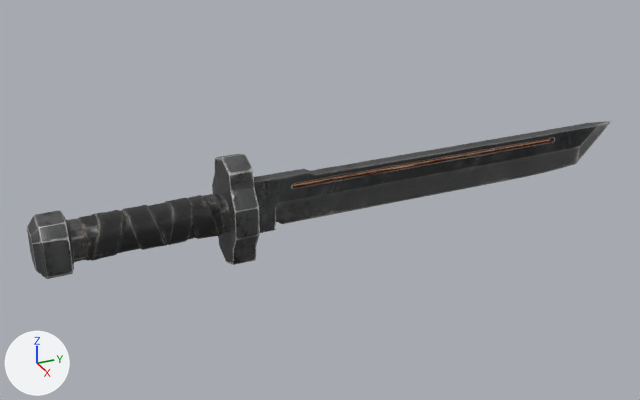
Two versions of the glTF model godot-world-fracture/models/weapons/sword.glb, one commit apart.
Camera for both pictures: a 50 mm camera at (1.212, -0.232, 0.595) aimed at (-0.018, 0.321, -0.02). Lighting does not change. The marker at lower left points along +X, +Y and +Z. The older version comes first. Vertices at exactly the same position are counted once.

Names of what the first picture shows: 'SwordBody'.
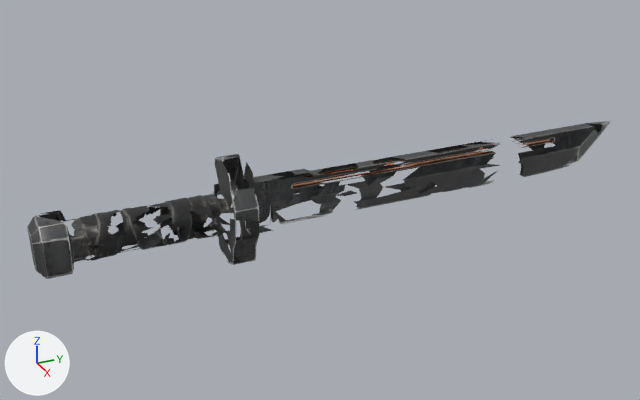
Scene script edits in JSON lines:
```json
{"block": "me_swordbody", "where": "# used by ob_swordbody; location = (0.0, 0.0, 0.0)"}
{"op": "remove", "block": "me_swordbody", "code": "me_swordbody.from_pydata(...)  # 8300 vertices, 12000 faces; spans x -0.057..0.057, y -0.145..0.91, z -0.091..0.091"}
{"op": "add", "block": "me_swordbody", "code": "me_swordbody.from_pydata(...)  # 6274 vertices, 8263 faces; spans x -0.057..0.057, y -0.145..0.91, z -0.091..0.091"}
{"block": "me_swordbody", "change": "me_swordbody part 1: 25 vertices moved within x -0.056..0.032, y -0.09..0.291, z -0.043..0.044; 2026 vertices removed from x -0.056..0.057, y -0.145..0.883, z -0.091..0.091"}
```

Changed parts and their boxes [x1, y1, x2, y2] in the pictures (640 x 400 px):
```json
{"part": 1, "of": "me_swordbody", "change": "cut back", "before": [27, 123, 603, 279], "after": [107, 211, 223, 244]}
```
